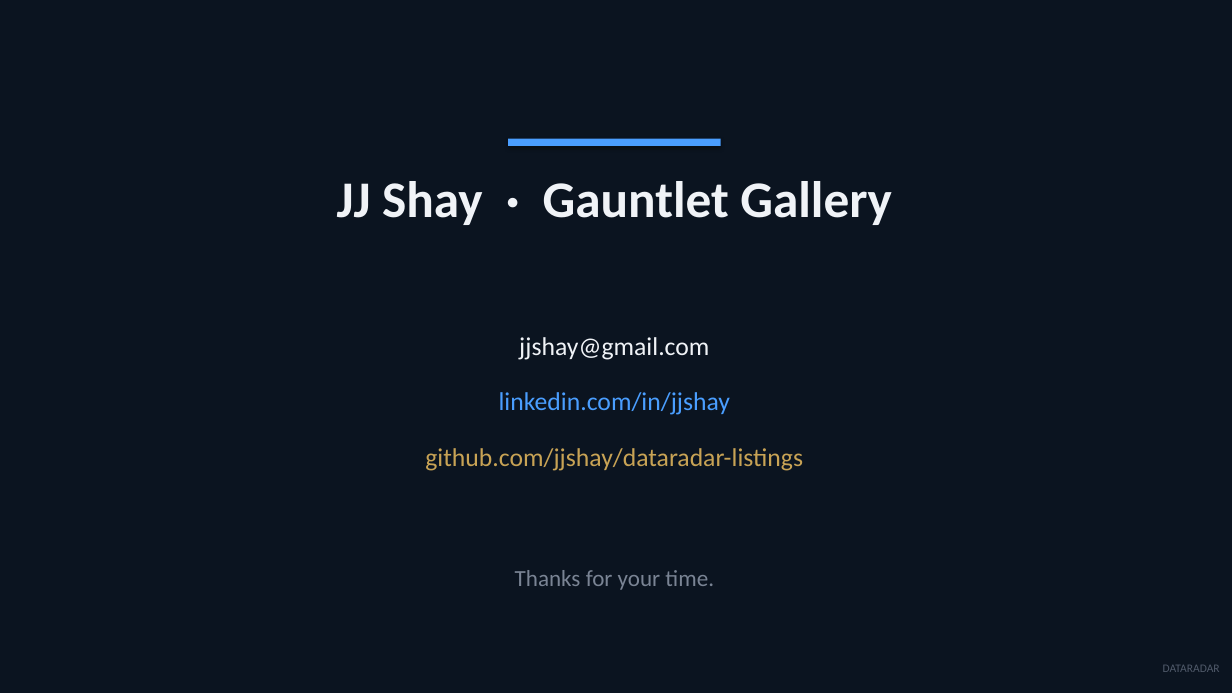
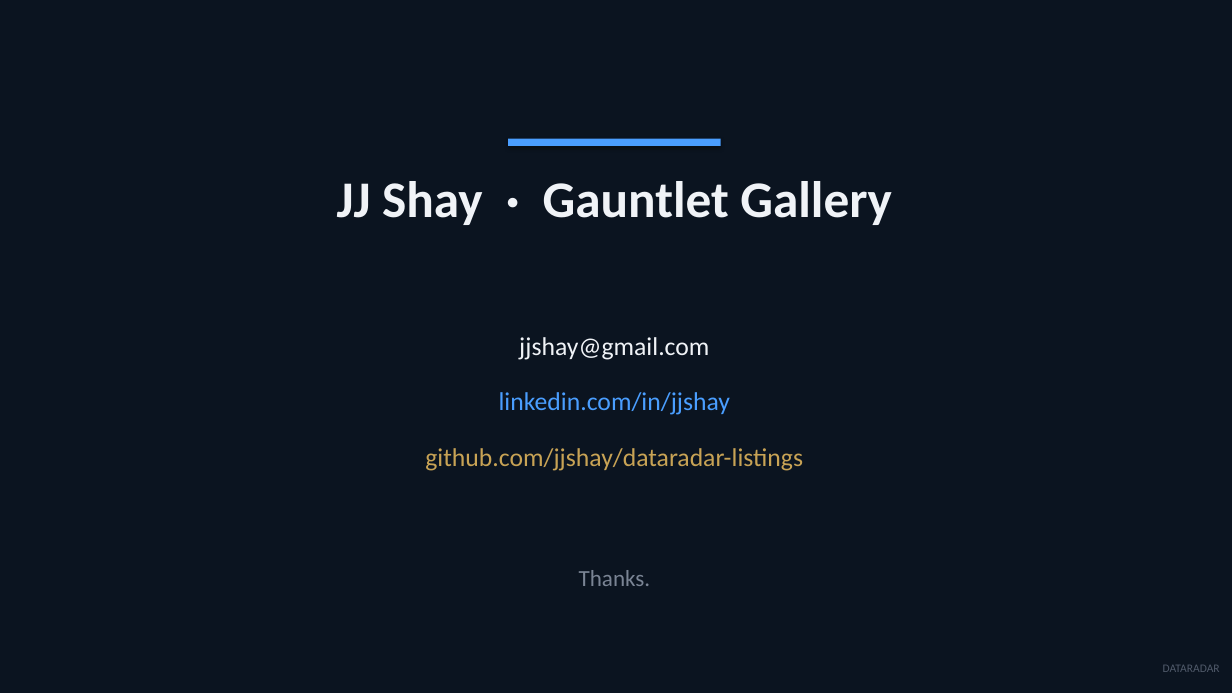
Before and after one commit to jjshay/dataradar-listings, a slide deck: slide 14 of DATARADAR_Strategic_Overview.pptx (slide 12 before the commit). Drawn at 1232x693 pixels with LibreOffice and Linux fonts; fonts in the diff are those of the drawing. Boxes give left, top, right and bottom in pixels: in the first picture for what was removed or moved away, otherwise in the second. Text is boxed around its words. In the diff, an @@ line names an element or a change of style, - is before the commit and + after.

```diff
--- a/DATARADAR_Strategic_Overview.pptx
+++ b/DATARADAR_Strategic_Overview.pptx
@@ text at [579, 570, 651, 586]: text changed @@
-Thanks for your time.
+Thanks.
```
Also in this commit, not shown: 8 other slides changed, 5 slides added, 3 slides removed, 3 other files.
